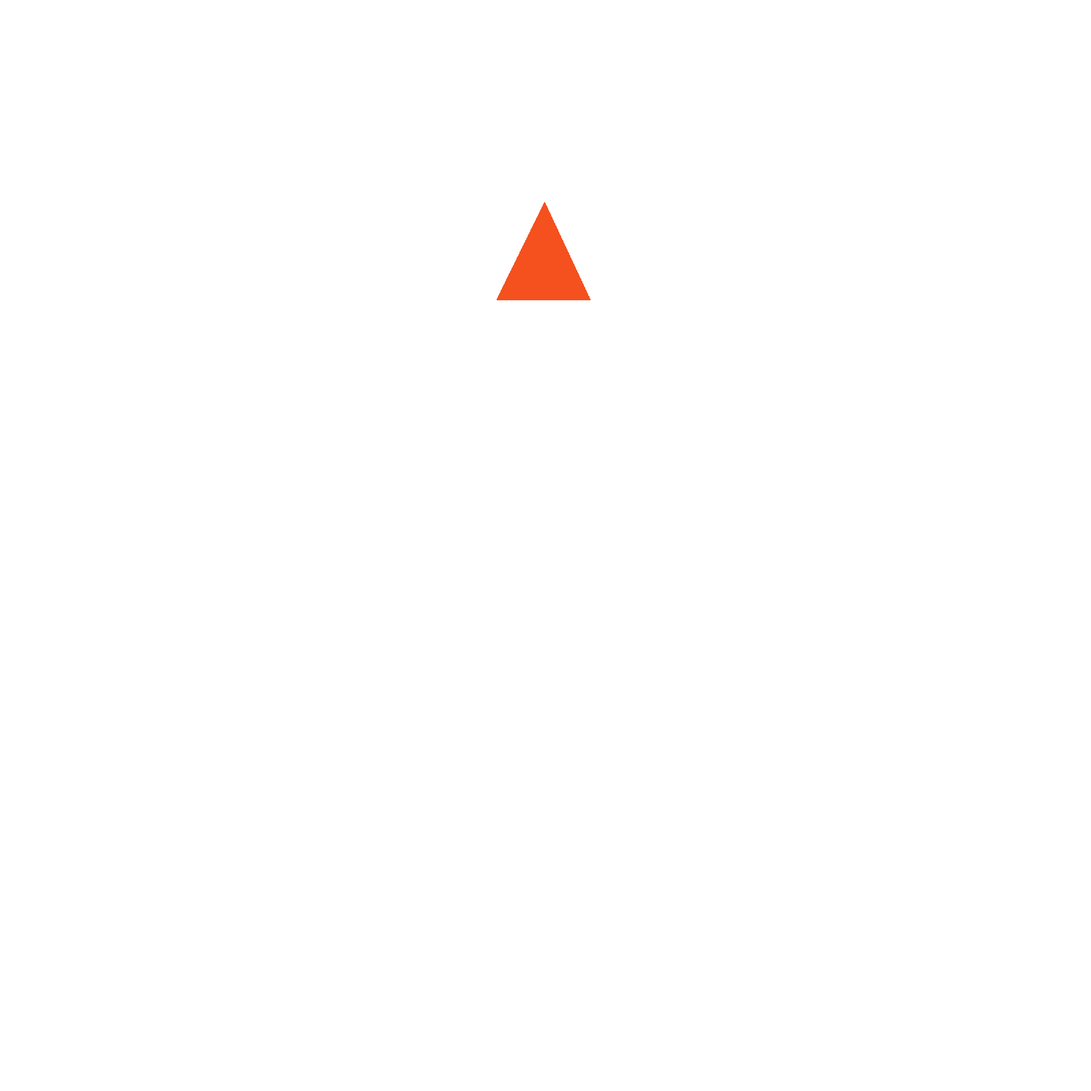
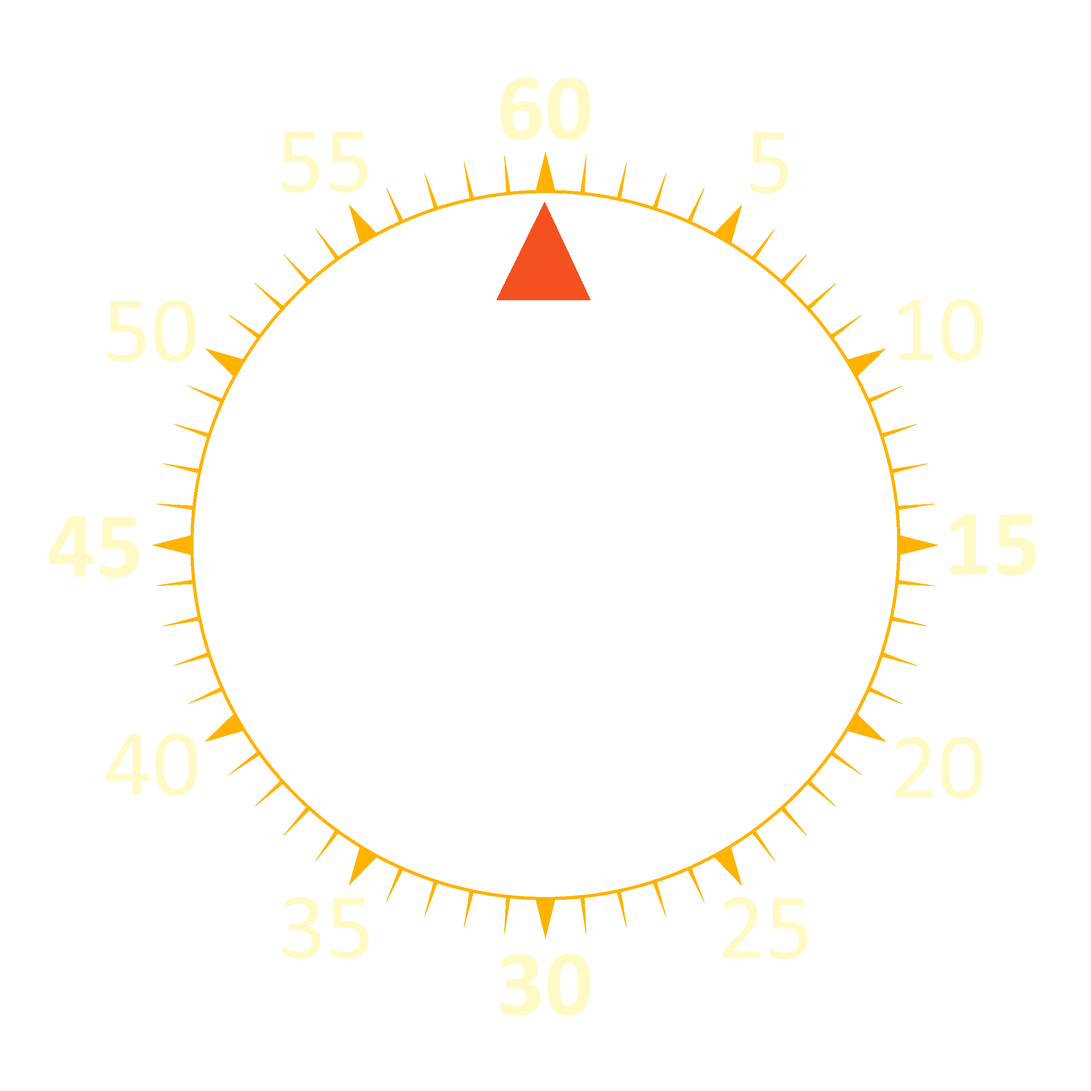
Layer changes from the first (1091, 1091) image to the second:
renamed "Shape 1" to "Numbers", showed it over [48, 77, 1037, 1017]
